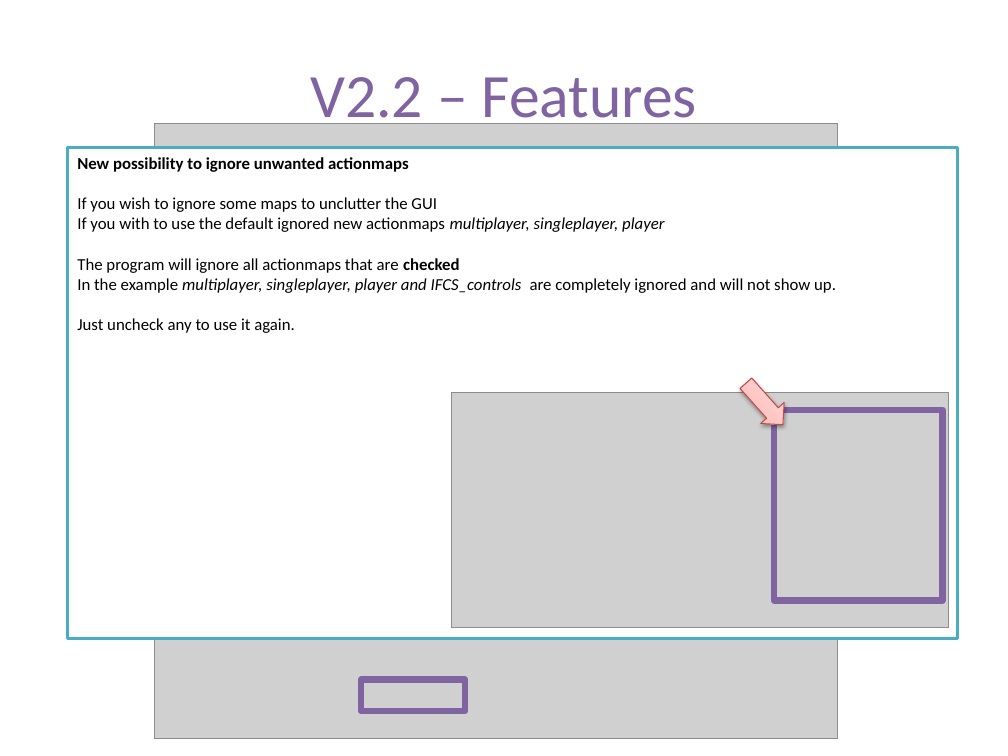
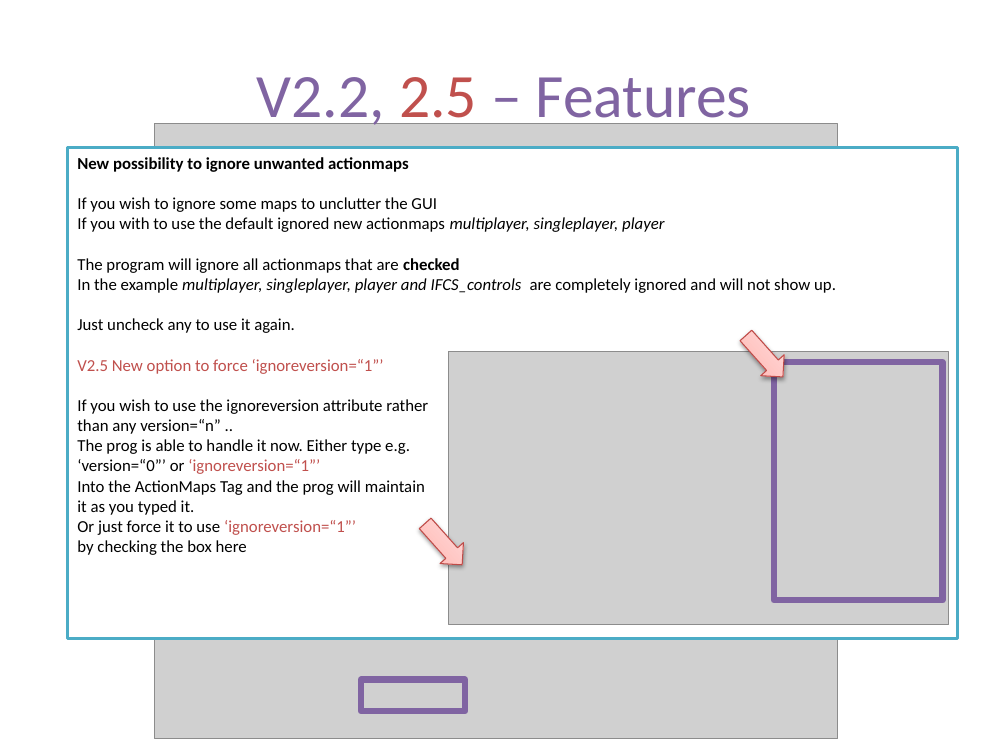
Before and after one commit to SCToolsfactory/SCJMapper-V2, a slide deck: slide 16 of doc/SCJMapper_QGuide.pptx. Drawn at 1008x756 pixels with LibreOffice and Linux fonts; fonts in the diff are those of the drawing; grey boxes stand for pictures. Boxes give left, top, right and bottom in pixels: in the first picture for what was removed or moved away, otherwise in the second. Text is boxed around its words. In the diff, an @@ line names an element or a change of style, - is before the commit and + after.

Commit message:
support option tags #18 support version and ignoreversion, can force ignoreversion does not longer dump empty maps supported actionmaps are preset in config file (instead of code) Doc Update

```diff
--- a/doc/SCJMapper_QGuide.pptx
+++ b/doc/SCJMapper_QGuide.pptx
@@ title at (x1=257, y1=77, x2=751, y2=132): text changed @@
-V2.2 – Features
+V2.2, 2.5 – Features
@@ right arrow moved from (x1=734, y1=373, x2=795, y2=435) to (x1=734, y1=325, x2=795, y2=387) @@
@@ text in rectangle at (x1=77, y1=359, x2=428, y2=555): paragraphs added @@
+V2.5 New option to force ‘ignoreversion=“1”’
+If you wish to use the ignoreversion attribute rather
+than any version=“n” ..
+The prog is able to handle it now. Either type e.g.
+‘version=“0”’ or ‘ignoreversion=“1”’
+Into the ActionMaps Tag and the prog will maintain
+it as you typed it.
+Or just force it to use ‘ignoreversion=“1”’
+by checking the box here
@@ picture resized from (x1=452, y1=392, x2=949, y2=627) to (x1=449, y1=352, x2=949, y2=625) @@
@@ rectangle resized from (x1=774, y1=409, x2=942, y2=600) to (x1=774, y1=362, x2=942, y2=600) @@
@@ right arrow added at (x1=414, y1=513, x2=474, y2=575), fill gradient #FFA6A5 to #FFC0BF to #FFE7E7, outline #BF4C48 0.75 pt @@
```
Also in this commit, not shown: 4 other slides changed, 1 slide added, 16 other files.
